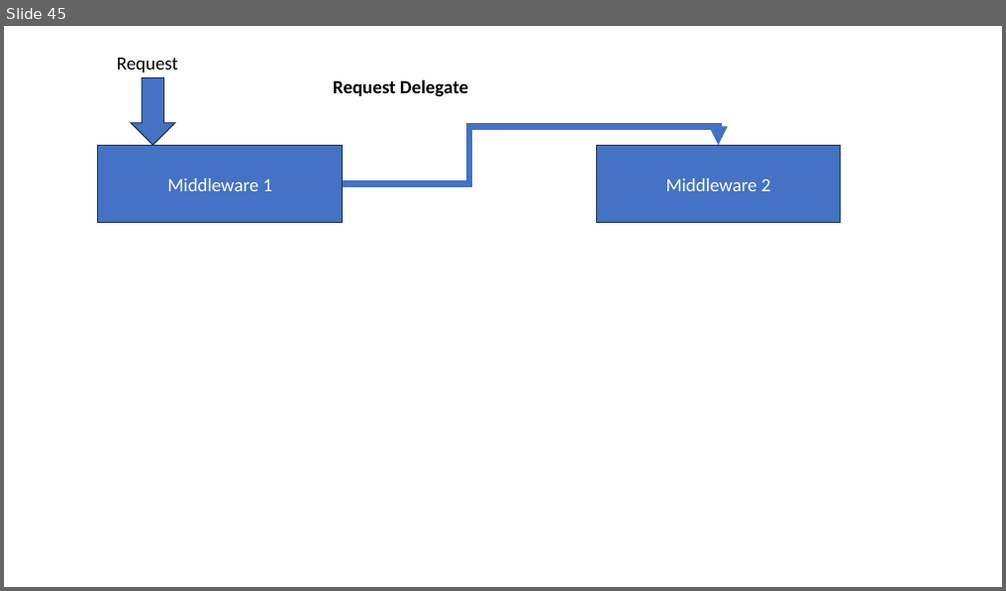
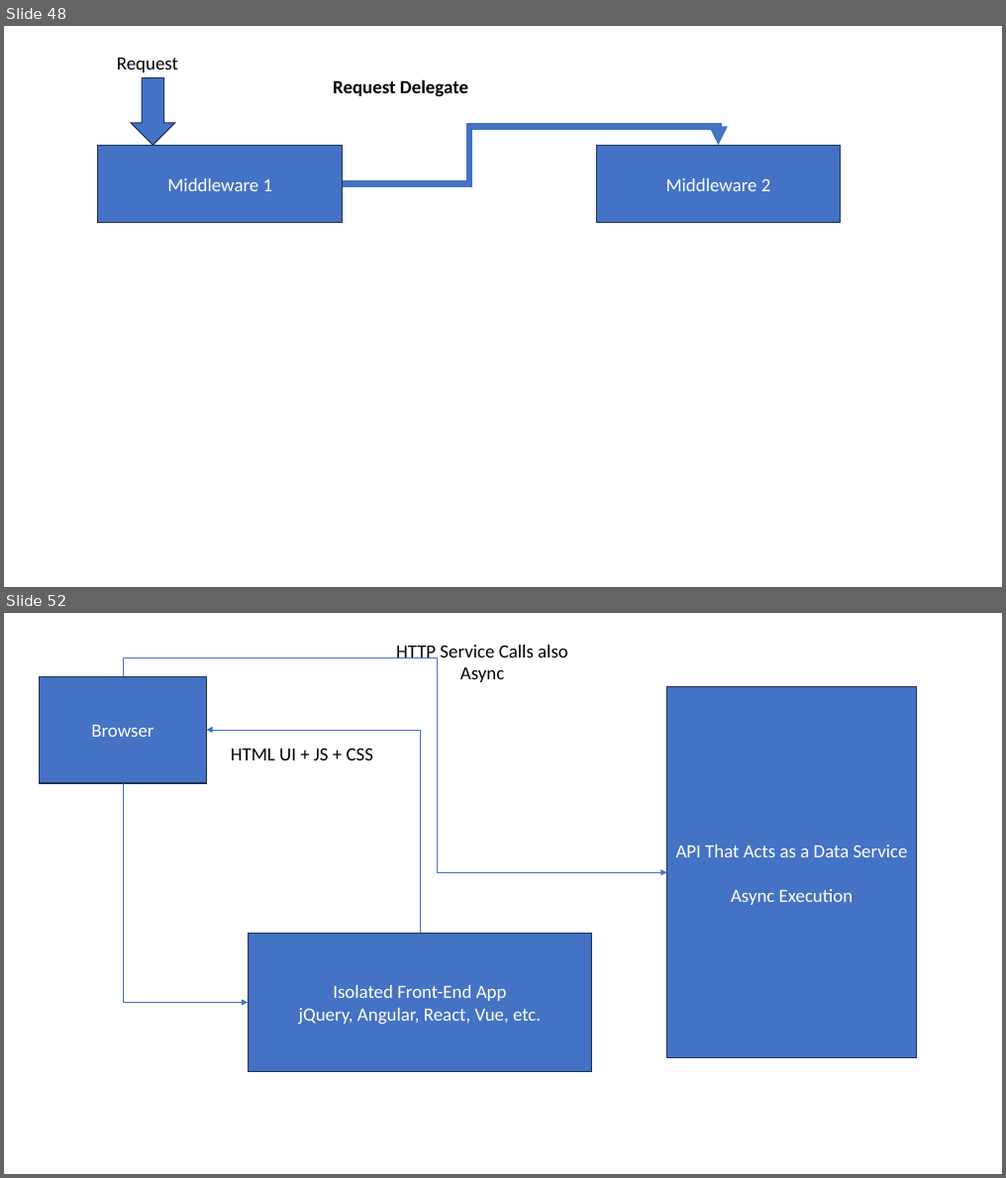
Before and after one commit to maheshsabnis/capita_sept_2023_Oct, a slide deck: Images.pptx. Shown one above the other, each under a label of ours: slide 45 before the commit, slides 48 and 52 after it; the slides between them are not shown. The pictures are 1006x591 and 1006x1178 pixels, drawn with LibreOffice and Linux fonts; fonts in the diff are those of the drawing. Boxes give left, top, right and bottom in pixels: in the first picture for what was removed or moved away, otherwise in the second. Text is boxed around its words. In the diff, an @@ line names an element or a change of style, - is before the commit and + after.

```diff
--- a/Images.pptx
+++ b/Images.pptx
@@ slide 52 added at (x1=4, y1=613, x2=1002, y2=1174), background #FFFFFF @@
@@ elbow arrow added from (123, 676) to (667, 872), #4472C4 0.5 pt @@
@@ text added at (x1=396, y1=645, x2=568, y2=682), 18 pt, text #000000 @@
+HTTP Service Calls also Async
@@ rectangle added at (x1=40, y1=676, x2=206, y2=783), fill #4472C4, outline #1E3256 1 pt, 18 pt, text #FFFFFF @@
+Browser
@@ rectangle added at (x1=667, y1=687, x2=918, y2=1059), fill #4472C4, outline #1E3256 1 pt, 18 pt, text #FFFFFF @@
+API That Acts as a Data Service
+Async Execution
@@ elbow arrow added from (420, 934) to (206, 730), #4472C4 0.5 pt @@
@@ text added at (x1=231, y1=748, x2=373, y2=761), 18 pt, text #000000 @@
+HTML UI + JS + CSS
@@ elbow arrow added from (123, 783) to (249, 1002), #4472C4 0.5 pt @@
@@ rectangle added at (x1=249, y1=934, x2=592, y2=1072), fill #4472C4, outline #1E3256 1 pt, 18 pt, text #FFFFFF @@
+Isolated Front-End App
+jQuery, Angular, React, Vue, etc.
@@ what was slide 45 is now slide 48 @@
```
Also in this commit, not shown: 7 other slides added, 13 other files.
